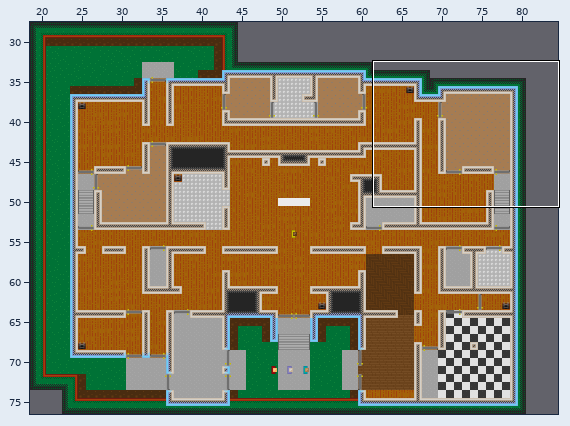
Tiled map: Assets/Levels/TestLevel.tmx. Above: a wide view before the commit, with the close-up outlined.
Close-up. First the earlier version:
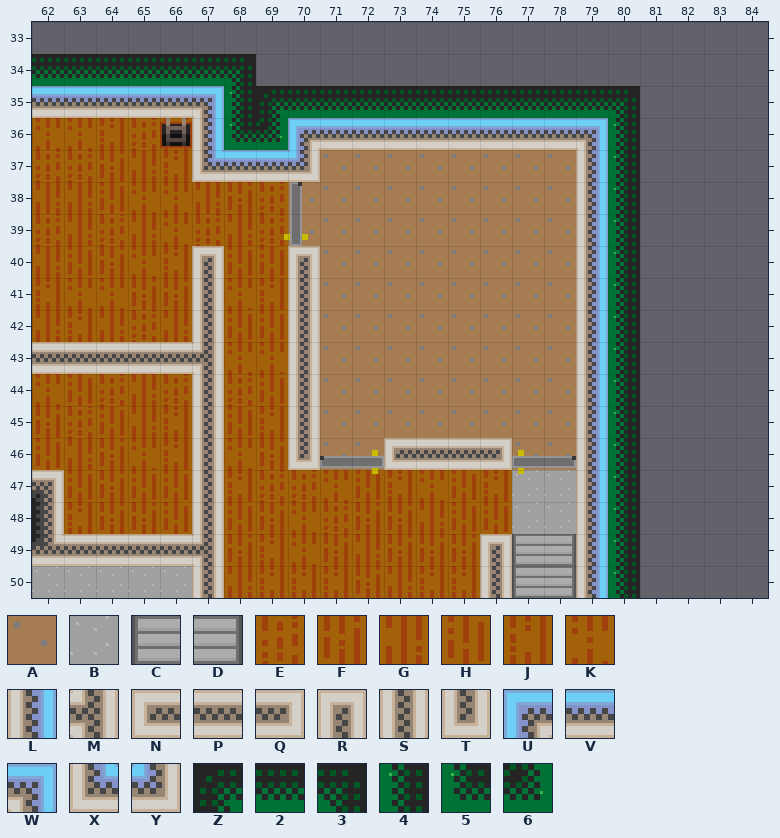
Cells are 16x16 px. Shown: x 62..84, y 33..50.
Key: from "Test2": A 1, B 2, C 3, D 5, E 12, F 13, G 14, H 15, J 16, K 17, L 22, M 80, N 84, P 85, Q 86, R 96, S 97, T 98, U 108, V 109, W 110, X 135, Y 137, Z 194, 2 195, 3 196, 4 208, 5 221, 6 223.
_ is an empty cell.
Layers that did not change in this view are not listed.
Layer "FloorWalls" before, first column x 67:
33 __________________
34 23________________
35 W4Z22222222223____
36 L56UVVVVVVVVW4____
37 XVVYAAAAAAAAL4____
38 GFEAAAAAAAAAL4____
39 EGEAAAAAAAAAL4____
40 RHHRAAAAAAAAL4____
41 SKJSAAAAAAAAL4____
42 SHHSAAAAAAAAL4____
43 MKKSAAAAAAAAL4____
44 SEHSAAAAAAAAL4____
45 SHJSAAAAAAAAL4____
46 SKFTAANPPQAAL4____
47 SJEEKHJKHJBBL4____
48 SHFKEFFGHHBBL4____
49 MFJKFGFFFRCDL4____
50 SGJJJFGJJSCDL4____
New version:
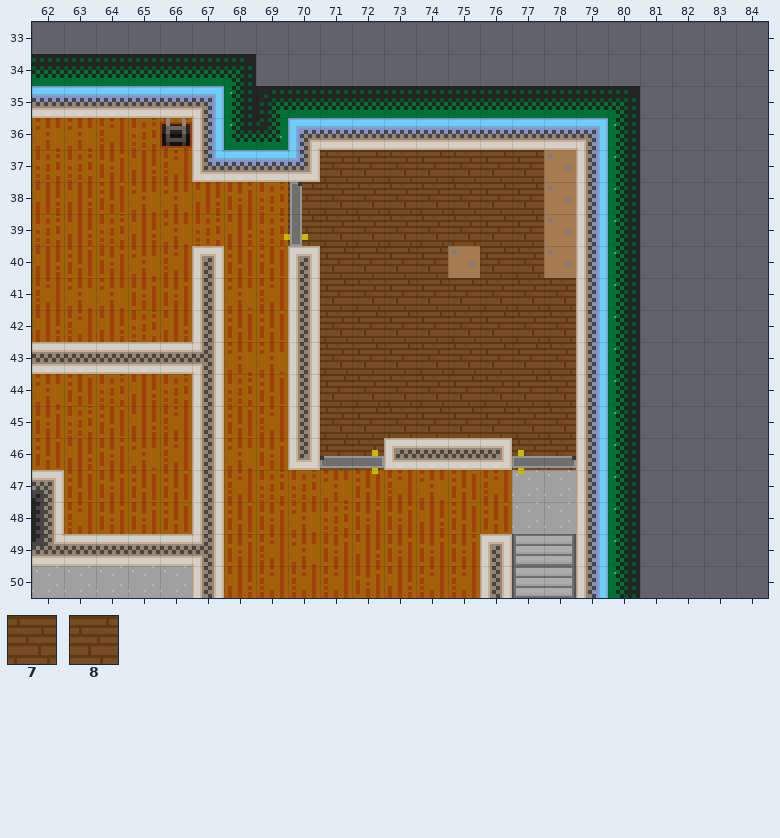
Further tiles: from "Test2": 7 228, 8 229.
Changes in this commit:
Layer "FloorWalls":
y 37: x 71..77 AAAAAAA -> 7878788
y 38..39: x 70..77 AAAAAAAA -> 87777788
y 40: x 71..74 AAAA -> 8888; x 76..77 AA -> 87
y 41: x 71..78 AAAAAAAA -> 87888777
y 42: x 71..78 AAAAAAAA -> 78887877
y 43: x 71..78 AAAAAAAA -> 78877887
y 44: x 71..78 AAAAAAAA -> 87778787
y 45: x 71..78 AAAAAAAA -> 78788877
y 46: x 71..72 AA -> 87; x 77..78 AA -> 77
